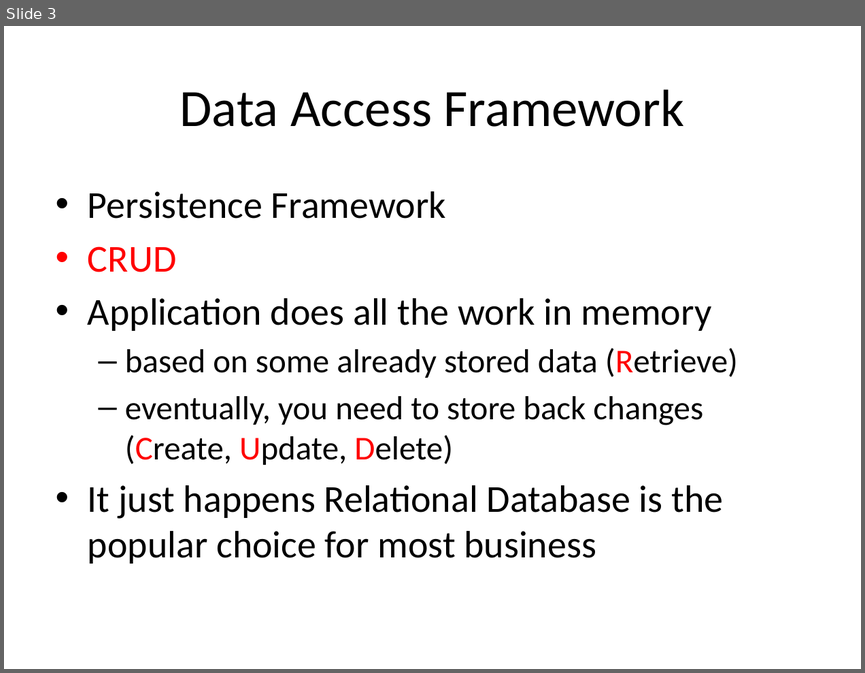
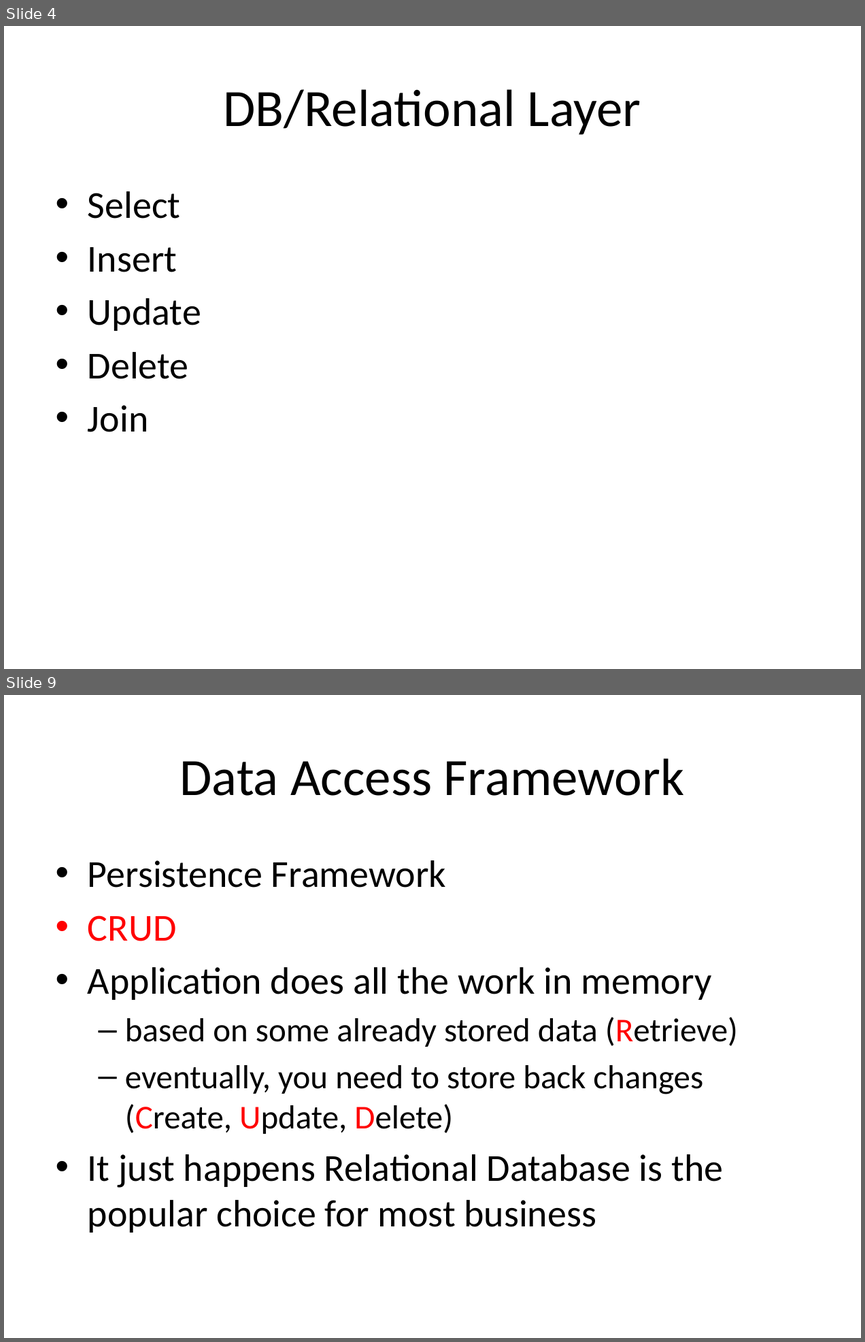
Before and after one commit to harrychou/Notes, a slide deck: Data Access Framework.pptx. Shown one above the other, each under a label of ours: slide 3 before the commit, slides 4 and 9 after it; the slides between them are not shown. The pictures are 865x673 and 865x1342 pixels, drawn with LibreOffice and Linux fonts; fonts in the diff are those of the drawing. Boxes give left, top, right and bottom in pixels: in the first picture for what was removed or moved away, otherwise in the second. Text is boxed around its words. In the diff, an @@ line names an element or a change of style, - is before the commit and + after.

```diff
--- a/Data Access Framework.pptx
+++ b/Data Access Framework.pptx
@@ slide 4 added at box(4, 26, 861, 669), background #FFFFFF @@
@@ title added at box(223, 89, 641, 135), 44 pt, text #000000 @@
+DB/Relational Layer
@@ text added at box(88, 191, 201, 432), 32 pt, text #000000 @@
+• Select
+• Insert
+• Update
+• Delete
+• Join
@@ what was slide 3 is now slide 9 @@
```
Also in this commit, not shown: 2 slides changed, 5 other slides added, 1 slide removed, 2 other files.
